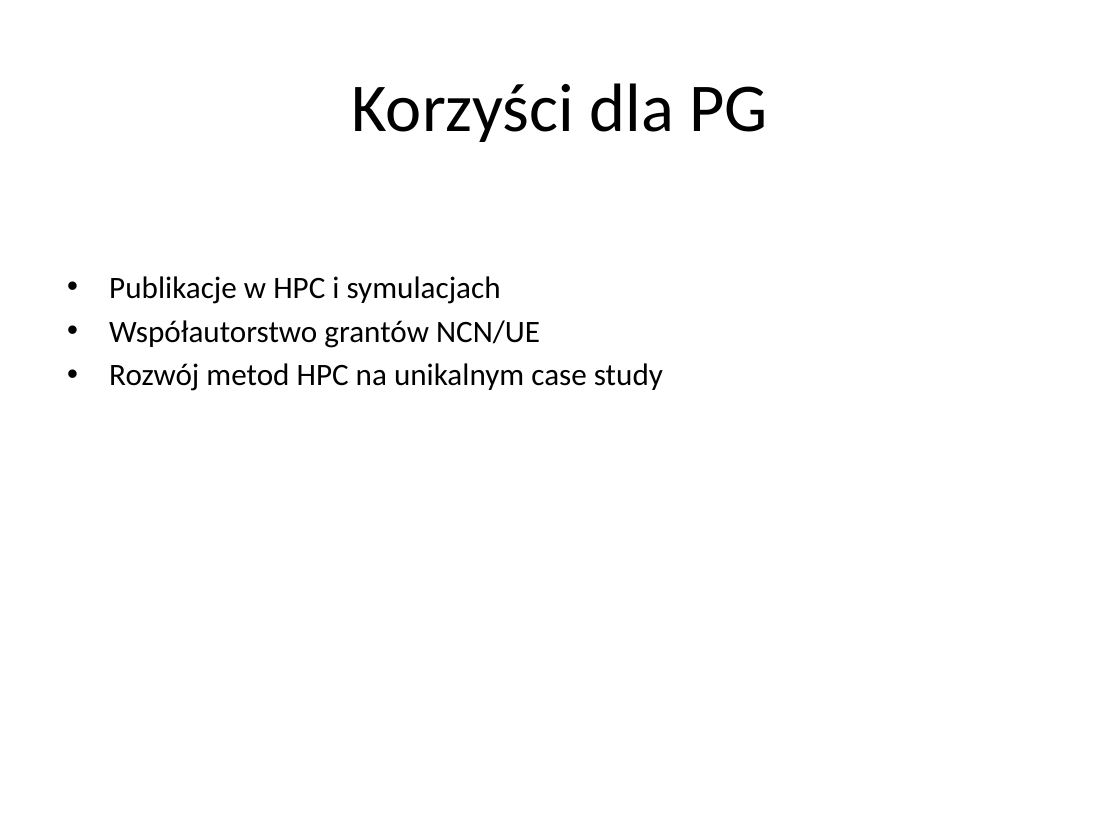
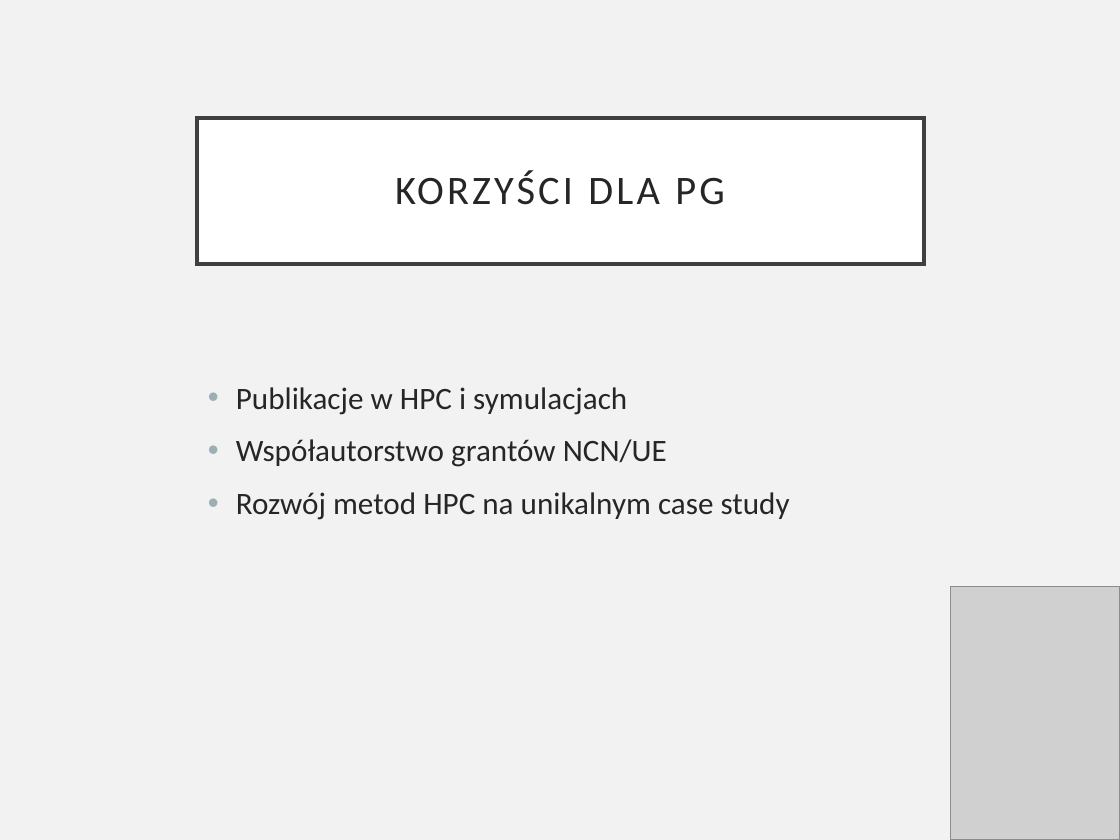
Before and after one commit to ProhunterPL/live2.0, a slide deck: slide 9 of docs/wniosek/pg współpraca live2.0/Live2.0_PG_prezentacja.pptx. Drawn at 1120x840 pixels with LibreOffice and Linux fonts; fonts in the diff are those of the drawing; grey boxes stand for pictures. Boxes give left, top, right and bottom in pixels: in the first picture for what was removed or moved away, otherwise in the second. Text is boxed around its words. In the diff, an @@ line names an element or a change of style, - is before the commit and + after.

```diff
--- a/docs/wniosek/pg współpraca live2.0/Live2.0_PG_prezentacja.pptx
+++ b/docs/wniosek/pg współpraca live2.0/Live2.0_PG_prezentacja.pptx
@@ background #FFFFFF to #F2F2F2 @@
@@ title "KORZYŚCI DLA PG": place and size @@
-title "KORZYŚCI DLA PG" at (352, 83, 767, 142)
+title "KORZYŚCI DLA PG" at (197, 118, 924, 263)
@@ title "KORZYŚCI DLA PG" at (197, 118, 924, 263): fill none to #FFFFFF; outline none to #404040 2.5 pt @@
@@ title at (395, 170, 724, 205): text changed; size 44 to 26 pt; text colour #000000 to #262626 @@
-Korzyści dla PG
+KORZYŚCI DLA PG
@@ text "Publikacje w HPC i symulacjach": place and size @@
-text "Publikacje w HPC i symulacjach" at (109, 276, 663, 391)
+text "Publikacje w HPC i symulacjach" at (236, 387, 790, 520)
@@ text "Publikacje w HPC i symulacjach" at (236, 387, 790, 520): text colour #000000 to #262626; indent changed; more space between paragraphs @@
@@ picture added at (951, 587, 1120, 840) @@
```
Also in this commit, not shown: 10 other slides changed.
